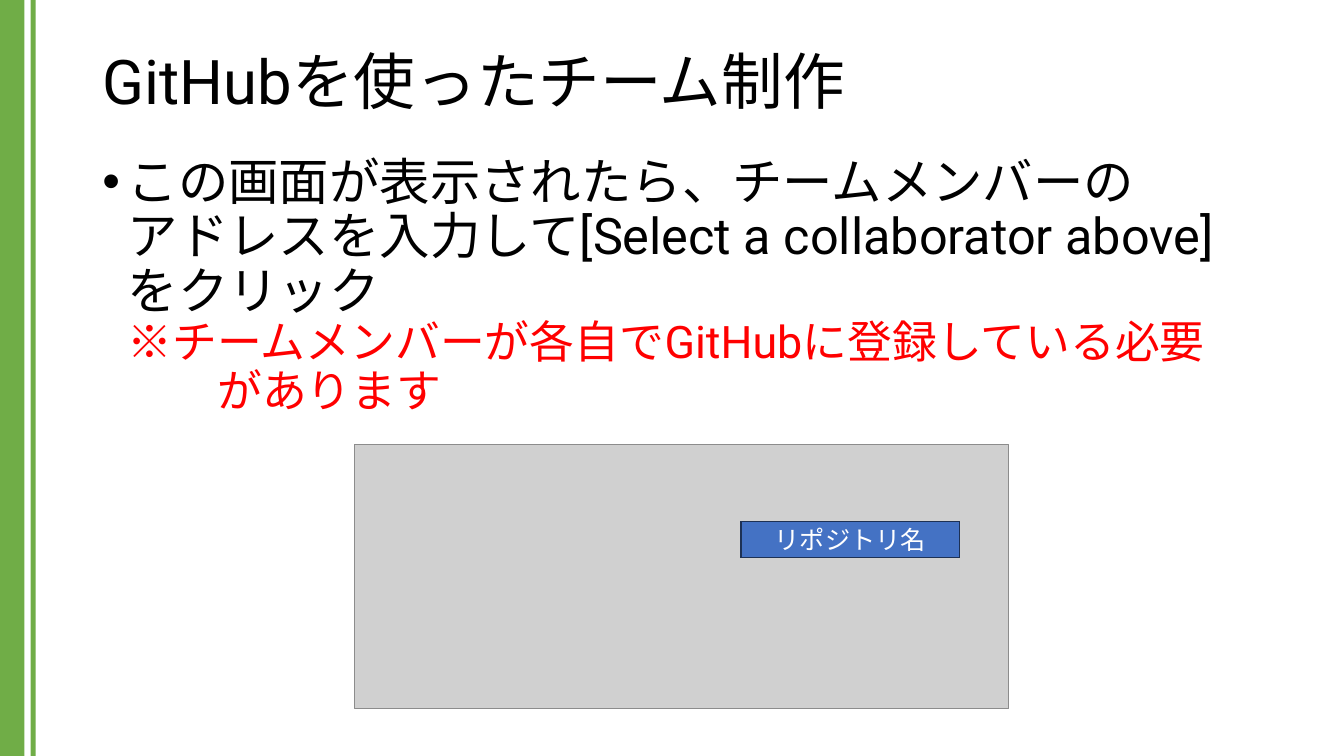
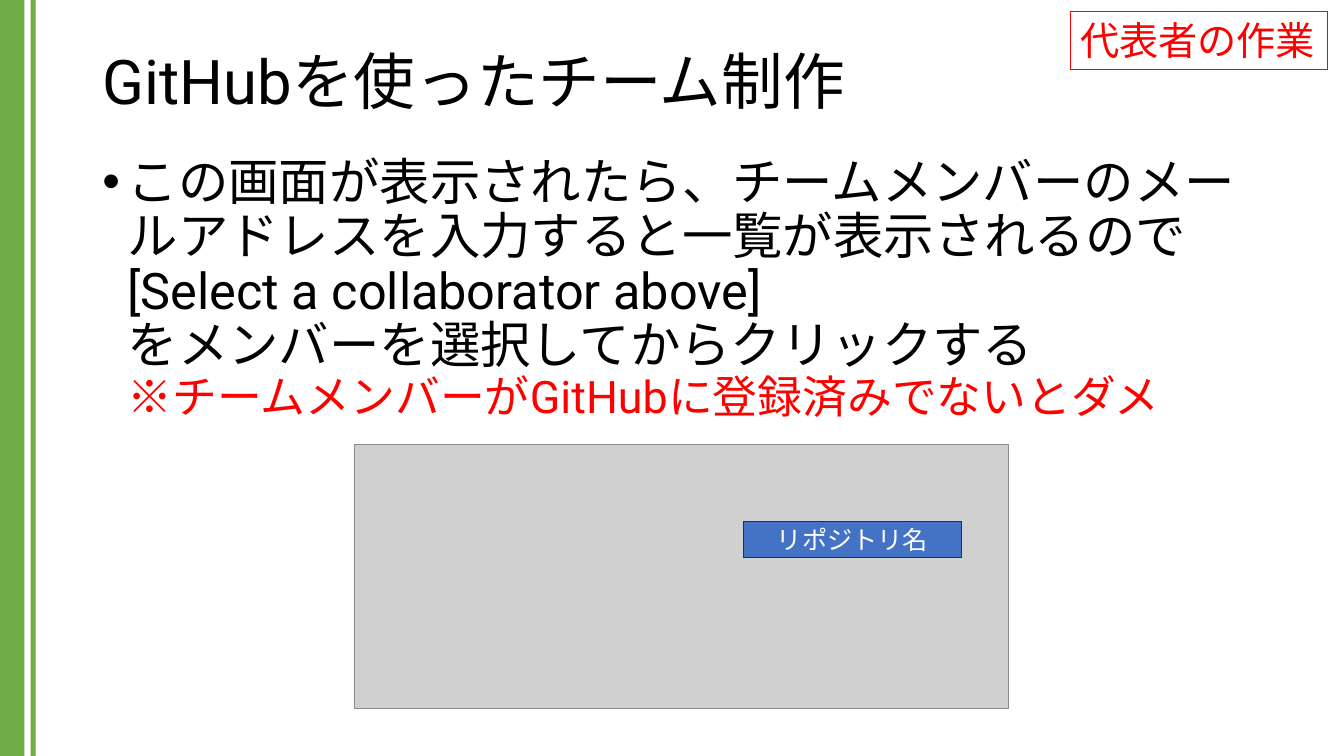
Before and after one commit to kic-murata/cpp2024, a slide deck: slide 14 of 授業資料/GitHubを用いたチーム制作.pptx (slide 7 before the commit). Drawn at 1344x756 pixels with LibreOffice and Linux fonts; fonts in the diff are those of the drawing; grey boxes stand for pictures. Boxes give left, top, right and bottom in pixels: in the first picture for what was removed or moved away, otherwise in the second. Text is boxed around its words. In the diff, an @@ line names an element or a change of style, - is before the commit and + after.

```diff
--- a/授業資料/GitHubを用いたチーム制作.pptx
+++ b/授業資料/GitHubを用いたチーム制作.pptx
@@ rectangle added at (1071,11,1329,69), outline #FF0000 0.75 pt, 28 pt, text #FF0000 @@
+代表者の作業
@@ text at (128,157,1235,417): text changed @@
-• この画面が表示されたら、チームメンバーの
-  アドレスを入力して[Select a collaborator above]をクリック
-  ※チームメンバーが各自でGitHubに登録している必要
-  があります
+• この画面が表示されたら、チームメンバーのメールアドレスを入力すると一覧が表示されるので
+  [Select a collaborator above]
+  をメンバーを選択してからクリックする
+  ※チームメンバーがGitHubに登録済みでないとダメ
```
Also in this commit, not shown: 5 other slides changed, 28 slides added, 2 other files.
